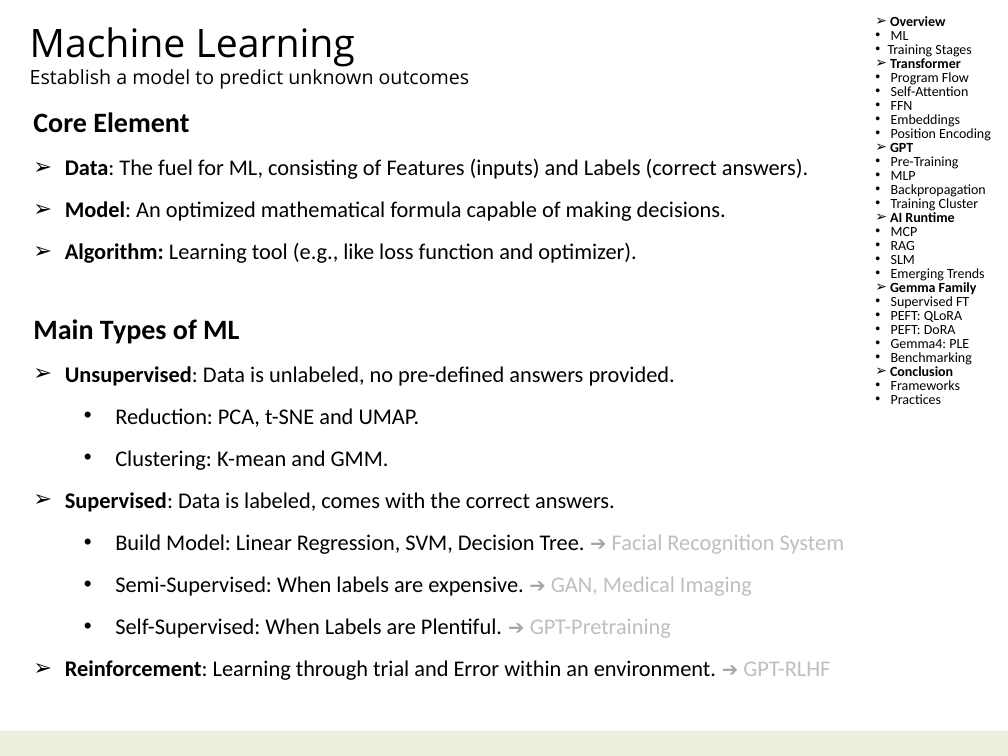
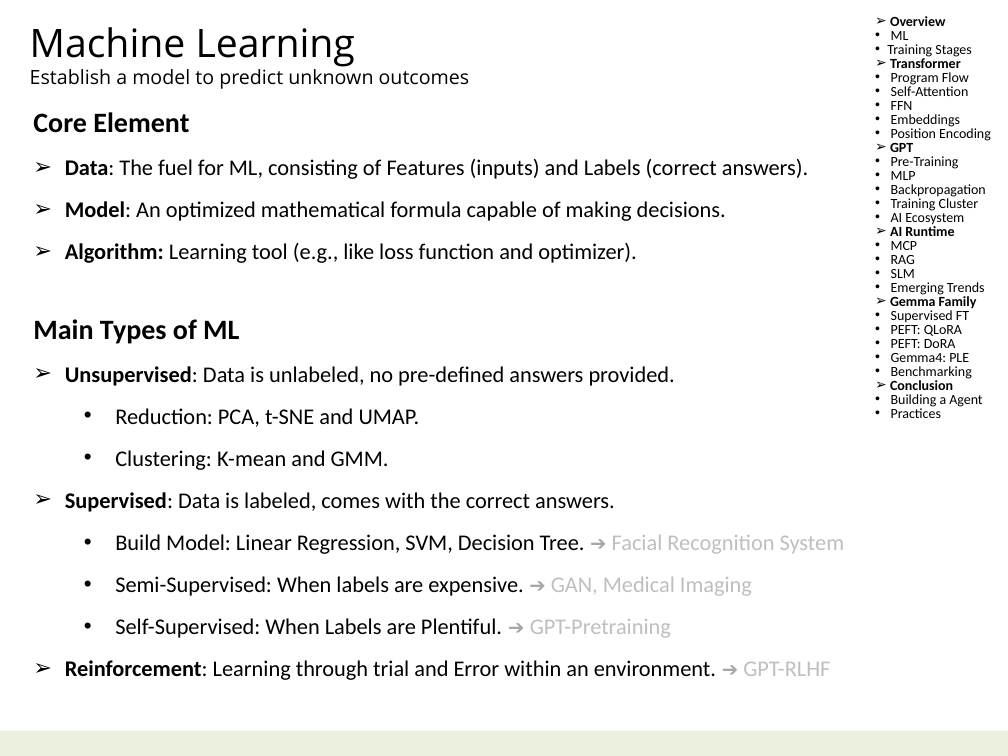
Before and after one commit to navibator/crazy-ai, a slide deck: slide 5 of ai.pptx. Drawn at 1008x756 pixels with LibreOffice and Linux fonts; fonts in the diff are those of the drawing. Boxes give left, top, right and bottom in pixels: in the first picture for what was removed or moved away, otherwise in the second. Text is boxed around its words. In the diff, an @@ line names an element or a change of style, - is before the commit and + after.

Commit message:
bio-it-agent

```diff
--- a/ai.pptx
+++ b/ai.pptx
@@ text at [891,210,964,225]: paragraph added @@
+    • AI Ecosystem
@@ text at [891,394,982,407]: text changed @@
-    • Frameworks
+    • Building a Agent
```
Also in this commit, not shown: 4 other slides changed, 3 other files.
